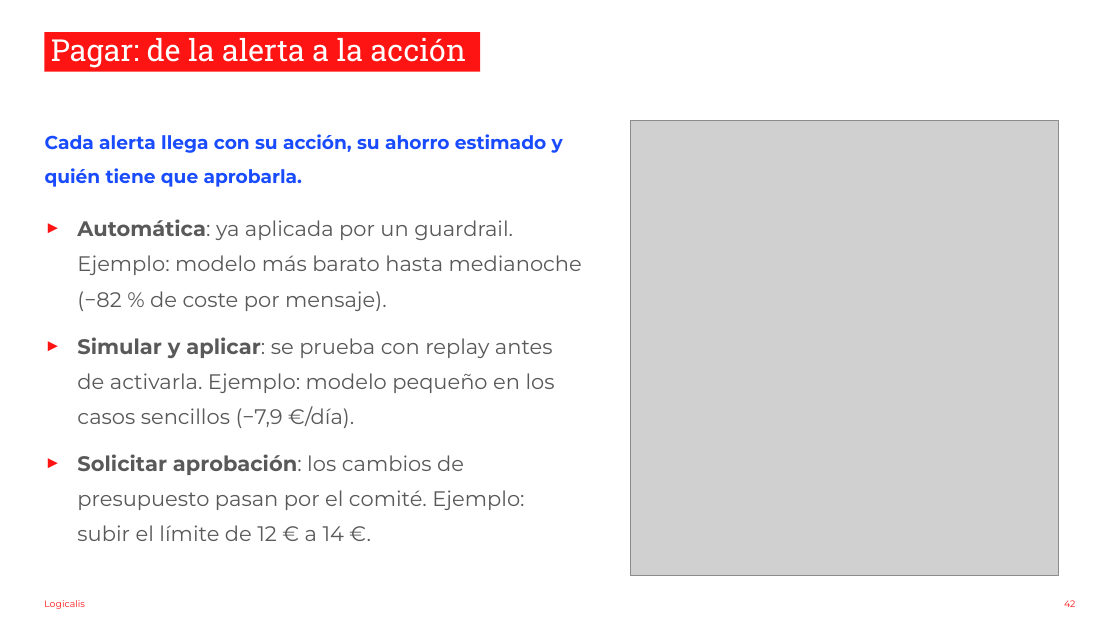
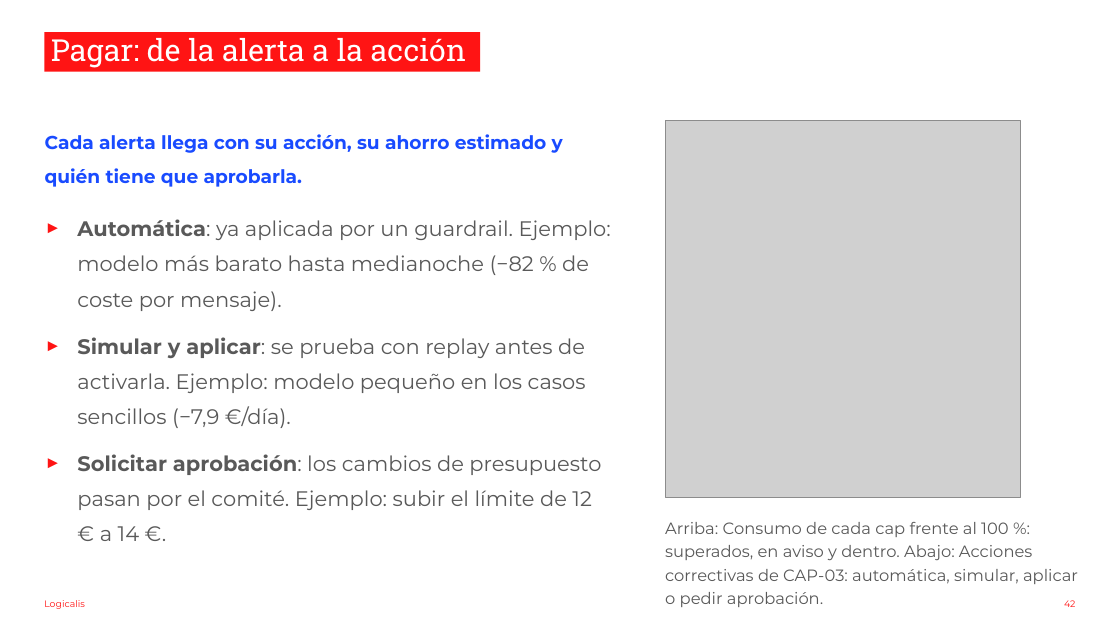
Before and after one commit to nachoenjuto/fnol-triage-v2, a slide deck: slide 42 of _docs/slides-observabilidad.pptx. Drawn at 1120x630 pixels with LibreOffice and Linux fonts; fonts in the diff are those of the drawing; grey boxes stand for pictures; background and template pictures are left out. Boxes give left, top, right and bottom in pixels: in the first picture for what was removed or moved away, otherwise in the second. Text is boxed around its words. In the diff, an @@ line names an element or a change of style, - is before the commit and + after.

```diff
--- a/_docs/slides-observabilidad.pptx
+++ b/_docs/slides-observabilidad.pptx
@@ picture: place and size @@
-picture at (630,120,1059,576)
+picture at (665,120,1020,497)
@@ text "Automática: ya aplicada por un ..." rewrapped from (77,219,582,541) to (77,219,611,541) @@
@@ text added at (665,522,1078,607), 14 pt, text #595959 @@
+Arriba: Consumo de cada cap frente al 100 %: superados, en aviso y dentro. Abajo: Acciones correctivas de CAP-03: automática, simular, aplicar o pedir aprobación.
```
Also in this commit, not shown: 18 other slides changed, 20 slides added, 20 slides removed, 3 other files.
